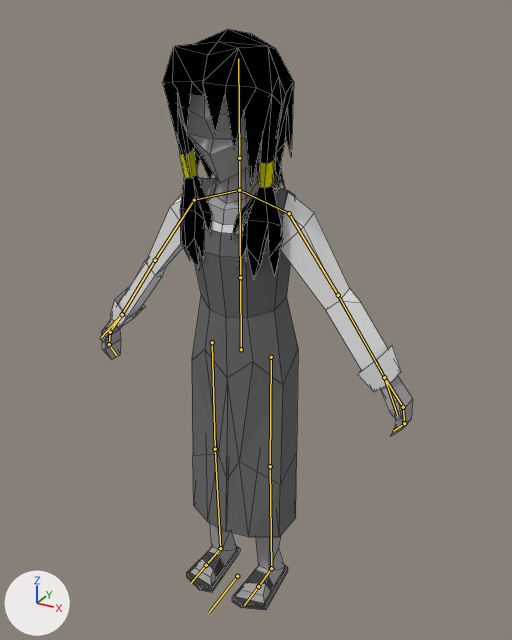
The Blender file uhhhh tristan is fat/Assets/Models/Kris.blend, before and after one commit.
The view is the same before and after, from a 50 mm lens placed at (6.66, -11.28, 12.36), pointed at (0.23, 0.4, 6.52). Lighting does not change. The marker at lower left points along +X, +Y and +Z. The bones that bend it are drawn over the model as lines. Mesh edges are drawn as thin lines.

In view in the first picture: 'Kris'.
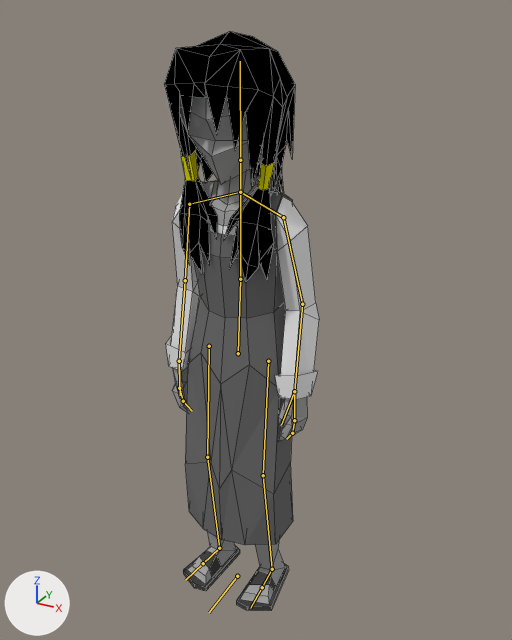
The newer file adds an action. The first version stands in its rest pose; the second is drawn at frame 1 of the action 'kris_idle1'.

Boxes [x1, y1, x2, y2] around the edits, measured in the pictures (512 x 640 px):
'Kris', posed (50% narrower): before [100, 29, 413, 610]; after [164, 31, 319, 611]
bone 'Waist', root to tip: before (241, 349) to (240, 277); after (238, 353) to (240, 279)
bone 'Chest', root to tip: before (240, 277) to (239, 190); after (240, 279) to (240, 192)
bone 'Shoulder.L', root to tip: before (239, 190) to (289, 213); after (240, 192) to (283, 217)
bone 'UpperArm.L', root to tip: before (289, 213) to (338, 295); after (283, 217) to (302, 304)
bone 'Forearm.L', root to tip: before (338, 295) to (384, 377); after (302, 304) to (294, 391)
bone 'Hand.L', root to tip: before (384, 377) to (403, 407); after (294, 391) to (294, 420)
bone 'Fingers1.L', root to tip: before (403, 407) to (404, 423); after (294, 420) to (292, 433)
bone 'Fingers2.L', root to tip: before (404, 423) to (393, 431); after (292, 433) to (286, 439)
bone 'Thumb.L', root to tip: before (384, 377) to (397, 415); after (294, 391) to (281, 424)
bone 'Shoulder.R', root to tip: before (239, 190) to (194, 200); after (240, 192) to (189, 204)
bone 'UpperArm.R', root to tip: before (194, 200) to (155, 260); after (189, 204) to (185, 280)
bone 'Forearm.R', root to tip: before (155, 260) to (122, 314); after (185, 280) to (179, 361)
bone 'Hand.R', root to tip: before (122, 314) to (110, 332); after (179, 361) to (179, 388)
bone 'Fingers1.R', root to tip: before (110, 332) to (109, 344); after (179, 388) to (183, 401)
bone 'Fingers2.R', root to tip: before (109, 344) to (116, 355); after (183, 401) to (192, 411)
bone 'Thumb.R', root to tip: before (122, 314) to (101, 337); after (179, 361) to (180, 395)

The edits, one by one:
Bone 'LegControl.L' (bone_legcontrol_l) turns from (0, 0, 0) to (0, 0, 6) degrees about its own x, y and z.
Bone 'LegControl.R' (bone_legcontrol_r) turns from (0, 0, 0) to (0, 0, -6) degrees about its own x, y and z.
Bone 'Waist' (bone_waist) moves from (0.0, 0.0, 0.0) to (0.0, -0.04, 0.12).
Bone 'Waist' (bone_waist) turns from (0, 0, 0) to (-5, 0, 0) degrees about its own x, y and z.
Bone 'Chest' (bone_chest) turns from (0, 0, 0) to (4, 0, 0) degrees about its own x, y and z.
Bone 'Shoulder.L' (bone_shoulder_l) turns from (0, 0, 0) to (0, 3, -11) degrees about its own x, y and z.
Bone 'UpperArm.L' (bone_upperarm_l) turns from (0, 0, 0) to (-27, 6, 8) degrees about its own x, y and z.
Bone 'Forearm.L' (bone_forearm_l) turns from (0, 0, 0) to (-4, -3, -19) degrees about its own x, y and z.
Bone 'Hand.L' (bone_hand_l) turns from (0, 0, 0) to (-4, 3, 10) degrees about its own x, y and z.
Bone 'Fingers1.L' (bone_fingers1_l) turns from (0, 0, 0) to (17, 0, 3) degrees about its own x, y and z.
Bone 'Fingers2.L' (bone_fingers2_l) turns from (0, 0, 0) to (-21, 1, -3) degrees about its own x, y and z.
Bone 'Thumb.L' (bone_thumb_l) turns from (0, 0, 0) to (-18, -5, -3) degrees about its own x, y and z.
Bone 'Shoulder.R' (bone_shoulder_r) turns from (0, 0, 0) to (0, -3, 11) degrees about its own x, y and z.
Bone 'UpperArm.R' (bone_upperarm_r) turns from (0, 0, 0) to (-27, -6, -8) degrees about its own x, y and z.
Bone 'Forearm.R' (bone_forearm_r) turns from (0, 0, 0) to (-4, 3, 19) degrees about its own x, y and z.
Bone 'Hand.R' (bone_hand_r) turns from (0, 0, 0) to (-4, -3, -10) degrees about its own x, y and z.
Bone 'Fingers1.R' (bone_fingers1_r) turns from (0, 0, 0) to (17, 0, -3) degrees about its own x, y and z.
Bone 'Fingers2.R' (bone_fingers2_r) turns from (0, 0, 0) to (-21, -1, 3) degrees about its own x, y and z.
Bone 'Thumb.R' (bone_thumb_r) turns from (0, 0, 0) to (-18, 5, 3) degrees about its own x, y and z.
